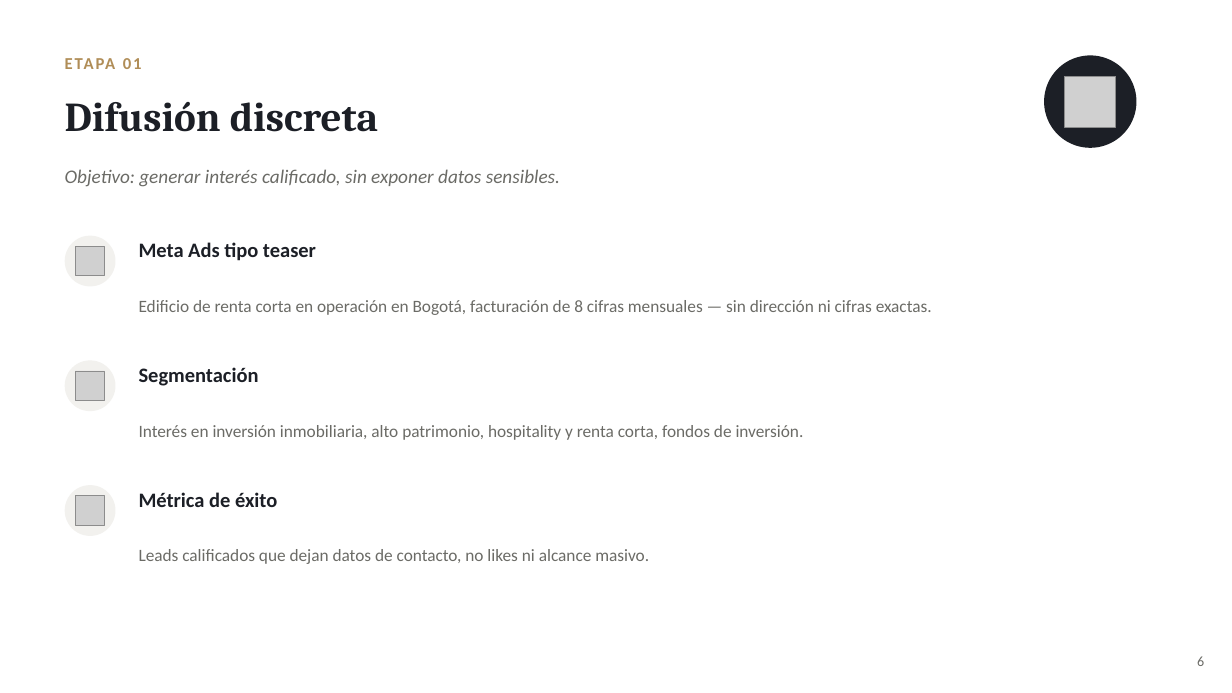
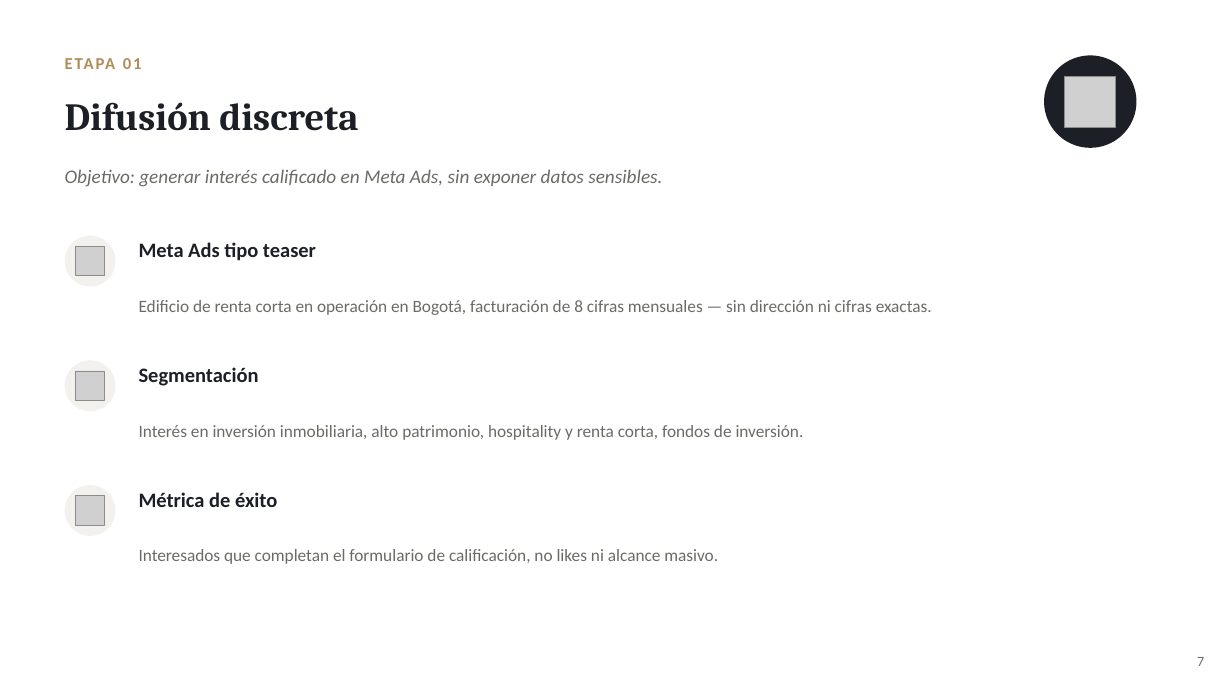
Before and after one commit to rozoerik-eng/Presentaciones-y-varios, a slide deck: slide 7 of Hosty56 - Plan de Venta (Edificio Airbnb Bogota)/Hosty56_Plan_de_Venta.pptx (slide 6 before the commit). Drawn at 1232x693 pixels with LibreOffice and Linux fonts; fonts in the diff are those of the drawing; grey boxes stand for pictures. Boxes give left, top, right and bottom in pixels: in the first picture for what was removed or moved away, otherwise in the second. Text is boxed around its words. In the diff, an @@ line names an element or a change of style, - is before the commit and + after.

```diff
--- a/Hosty56 - Plan de Venta (Edificio Airbnb Bogota)/Hosty56_Plan_de_Venta.pptx
+++ b/Hosty56 - Plan de Venta (Edificio Airbnb Bogota)/Hosty56_Plan_de_Venta.pptx
@@ text "Difusión discreta" at bbox=[65, 102, 358, 131]: size 32 to 30 pt @@
@@ text at bbox=[65, 169, 662, 187]: text changed @@
-Objetivo: generar interés calificado, sin exponer datos sensibles.
+Objetivo: generar interés calificado en Meta Ads, sin exponer datos sensibles.
@@ text at bbox=[139, 549, 718, 564]: text changed @@
-Leads calificados que dejan datos de contacto, no likes ni alcance masivo.
+Interesados que completan el formulario de calificación, no likes ni alcance masivo.
@@ text at bbox=[1197, 657, 1204, 666]: text changed @@
-6
+7
```
Also in this commit, not shown: 12 other slides changed, 2 slides added, 2 slides removed, 1 other file.
